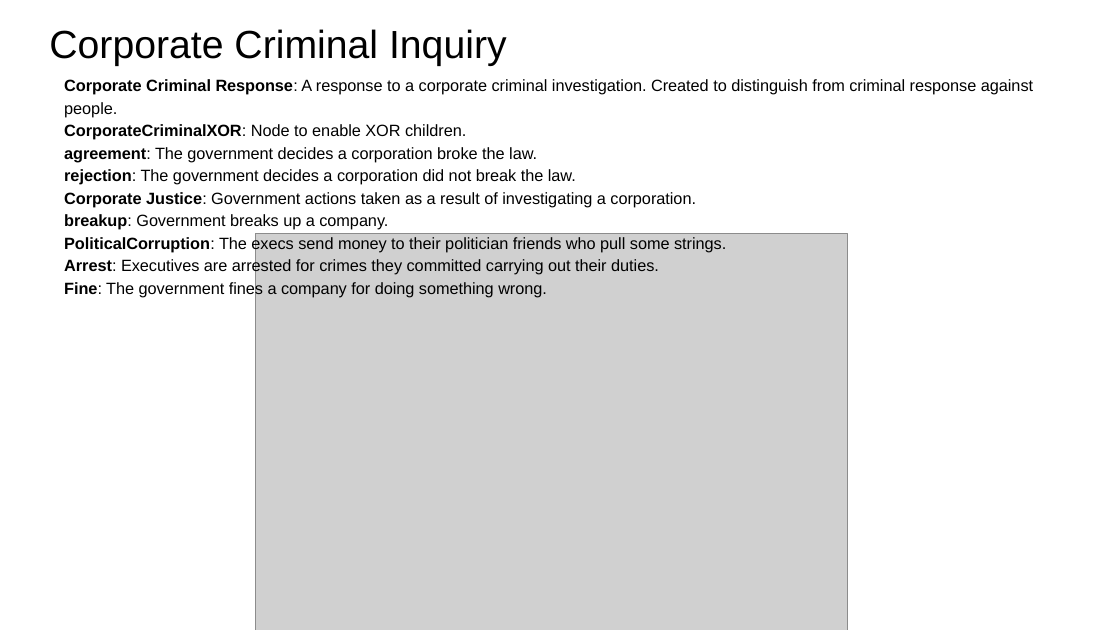
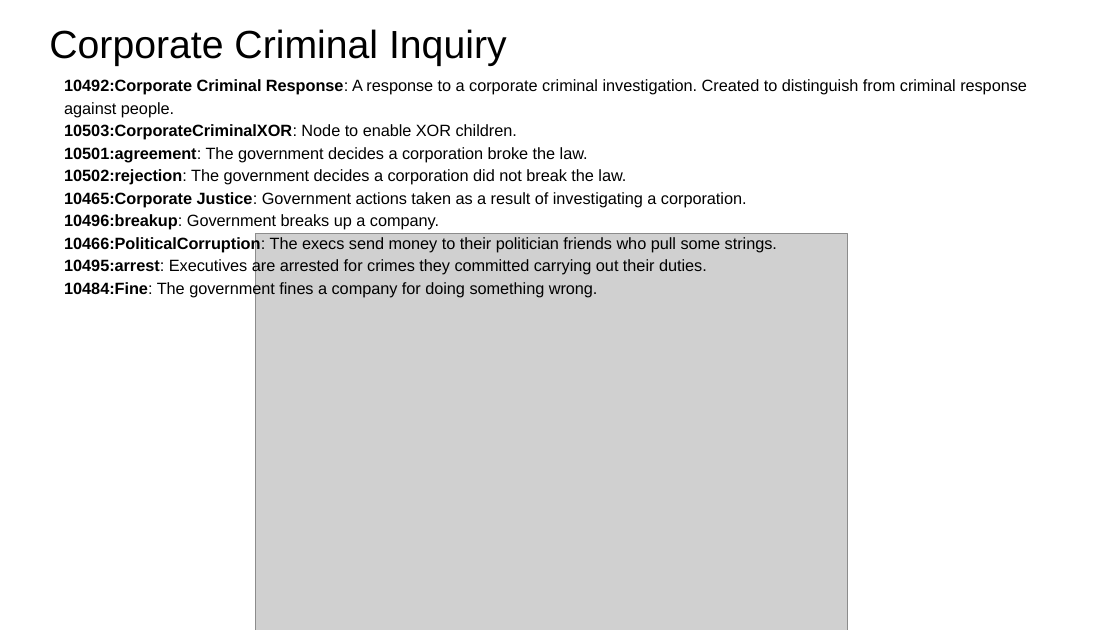
Before and after one commit to RESIN-KAIROS/schemalib, a slide deck: slide 6 of hrf/business_change.pptx. Drawn at 1120x630 pixels with LibreOffice and Linux fonts; fonts in the diff are those of the drawing; grey boxes stand for pictures. Boxes give left, top, right and bottom in pixels: in the first picture for what was removed or moved away, otherwise in the second. Text is boxed around its words. In the diff, an @@ line names an element or a change of style, - is before the commit and + after.

```diff
--- a/hrf/business_change.pptx
+++ b/hrf/business_change.pptx
@@ text at box(64, 79, 1027, 298): text changed @@
-Corporate Criminal Response: A response to a corporate criminal investigation. Created to distinguish from criminal response against people.
-CorporateCriminalXOR: Node to enable XOR children.
-agreement: The government decides a corporation broke the law.
-rejection: The government decides a corporation did not break the law.
-Corporate Justice: Government actions taken as a result of investigating a corporation.
-breakup: Government breaks up a company.
-PoliticalCorruption: The execs send money to their politician friends who pull some strings.
-Arrest: Executives are arrested for crimes they committed carrying out their duties.
-Fine: The government fines a company for doing something wrong.
+10492:Corporate Criminal Response: A response to a corporate criminal investigation. Created to distinguish from criminal response against people.
+10503:CorporateCriminalXOR: Node to enable XOR children.
+10501:agreement: The government decides a corporation broke the law.
+10502:rejection: The government decides a corporation did not break the law.
+10465:Corporate Justice: Government actions taken as a result of investigating a corporation.
+10496:breakup: Government breaks up a company.
+10466:PoliticalCorruption: The execs send money to their politician friends who pull some strings.
+10495:arrest: Executives are arrested for crimes they committed carrying out their duties.
+10484:Fine: The government fines a company for doing something wrong.
```
Also in this commit, not shown: 8 other slides changed, 39 other files.
